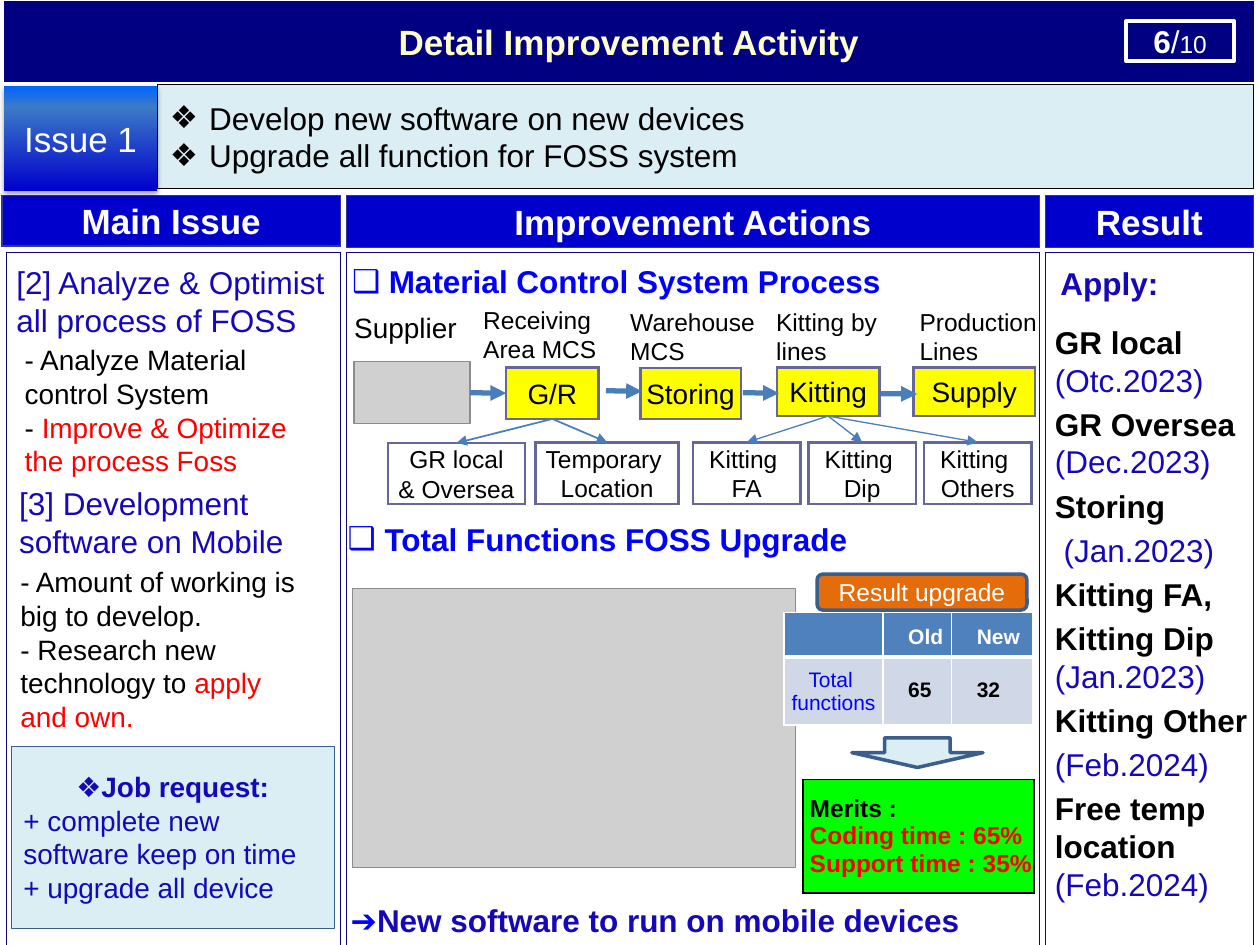
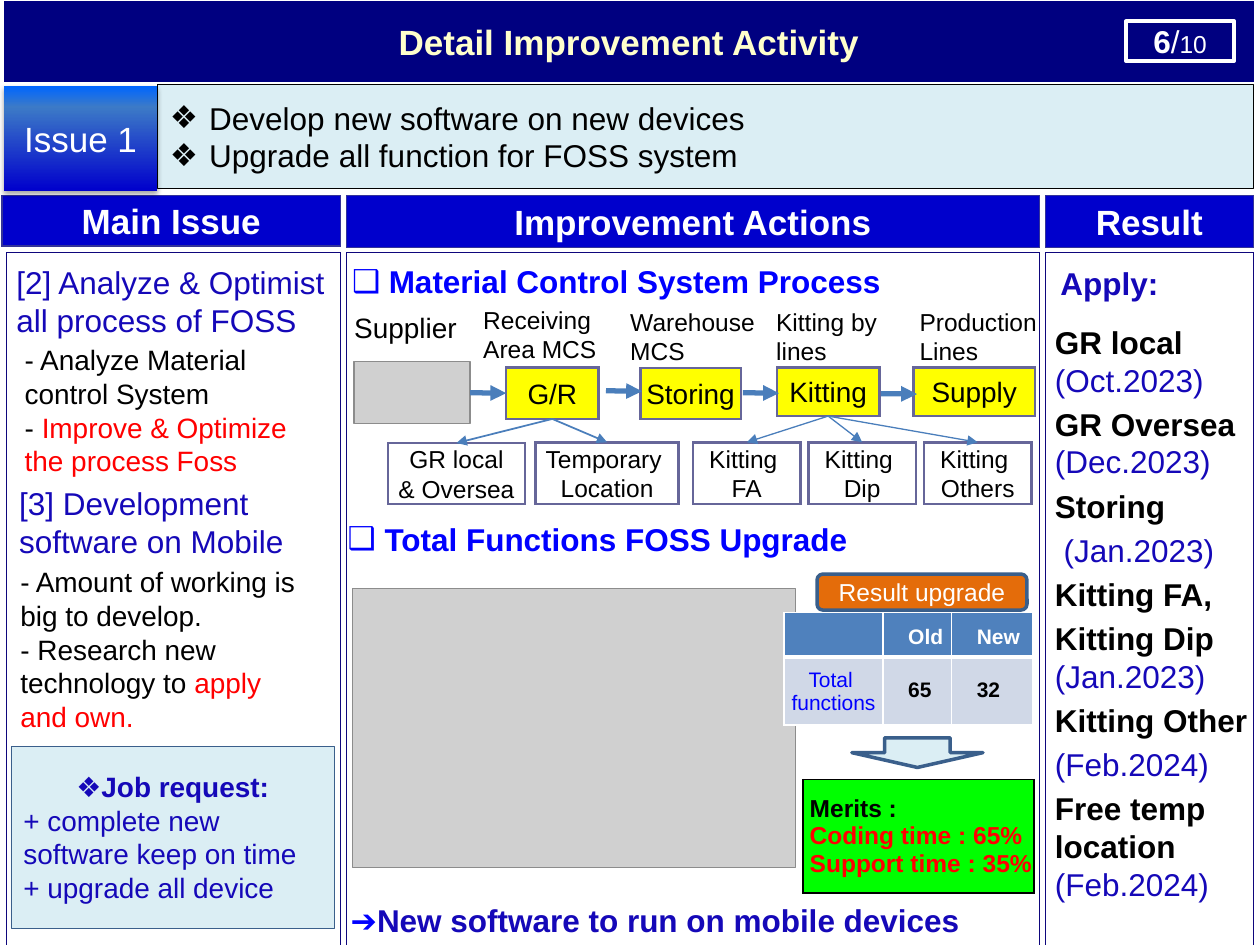
Before and after one commit to thietbicongnghevietnam/ReportPSNV, a slide deck: slide 9 of Report_test.pptx (slide 7 before the commit). Drawn at 1260x945 pixels with LibreOffice and Linux fonts; fonts in the diff are those of the drawing; grey boxes stand for pictures. Boxes give left, top, right and bottom in pixels: in the first picture for what was removed or moved away, otherwise in the second. Text is boxed around its words. In the diff, an @@ line names an element or a change of style, - is before the commit and + after.

```diff
--- a/Report_test.pptx
+++ b/Report_test.pptx
@@ text at (1055,331,1204,398): text changed @@
-GR local (Otc.2023)
+GR local (Oct.2023)
```
Also in this commit, not shown: 1 other slide changed, 2 slides added, 1 other file.
